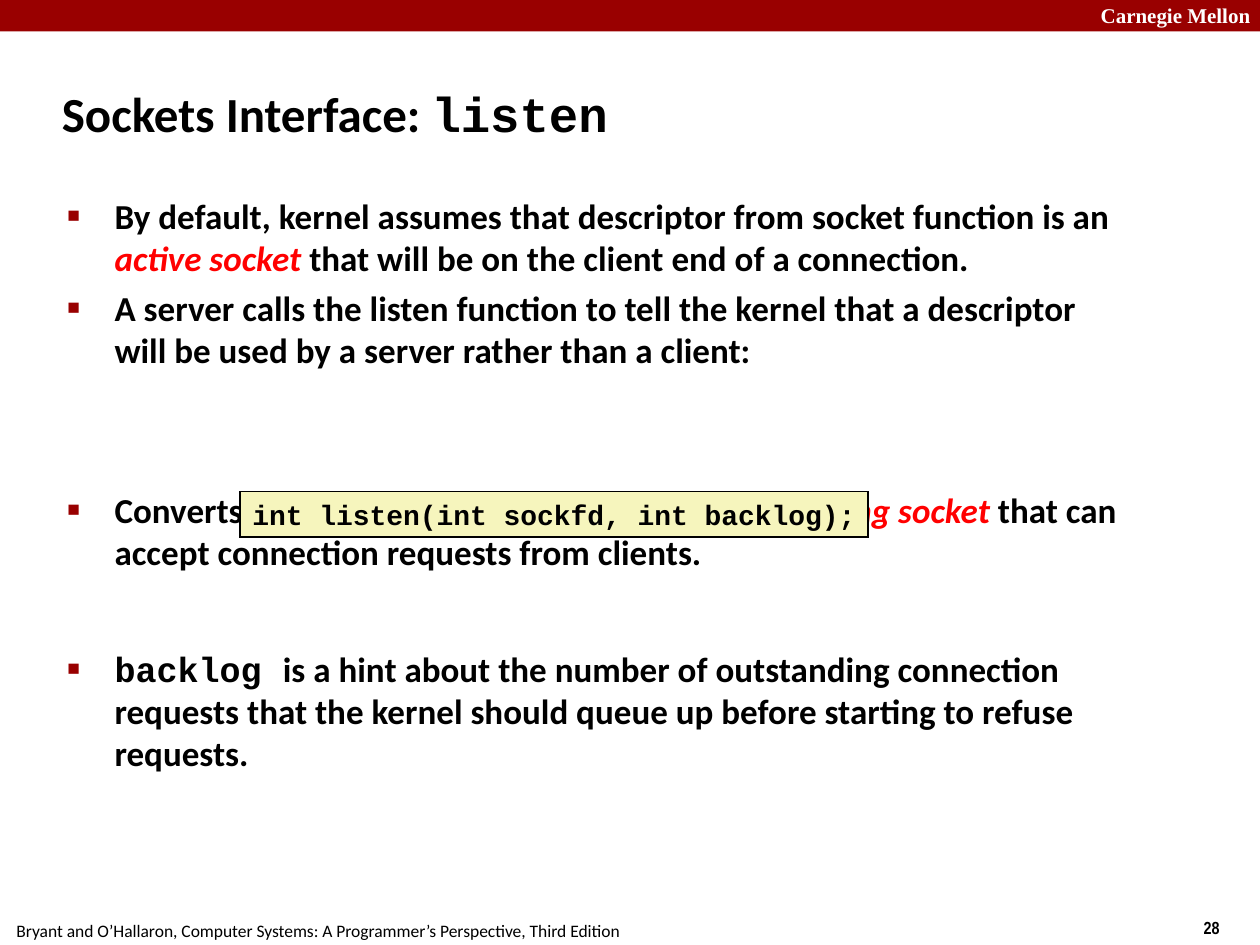
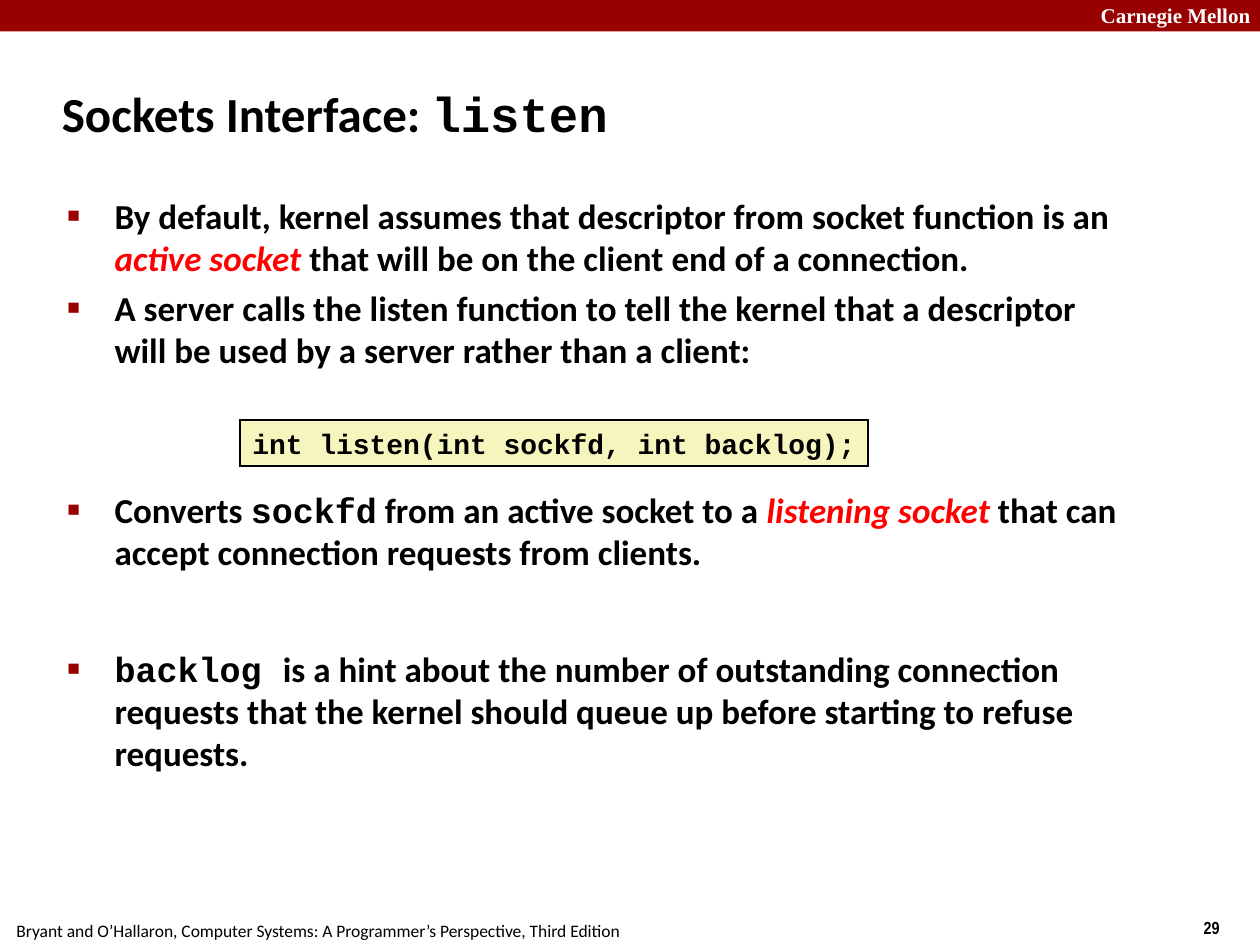
Before and after one commit to diku-compSys/compSys-e2021-pub, a slide deck: slide 29 of lectures/211101_network_programming/slides.odp (slide 28 before the commit). Drawn at 1260x945 pixels with LibreOffice and Linux fonts; fonts in the diff are those of the drawing. Boxes give left, top, right and bottom in pixels: in the first picture for what was removed or moved away, otherwise in the second. Text is boxed around its words. In the diff, an @@ line names an element or a change of style, - is before the commit and + after.

Commit message:
swapped 2 lectures in week 47 to better align with new assignment

```diff
--- a/lectures/211101_network_programming/slides.odp
+++ b/lectures/211101_network_programming/slides.odp
@@ rectangle "int listen(int sockfd, int backlog);": place and size @@
-rectangle "int listen(int sockfd, int backlog);" at [241, 491, 869, 538]
+rectangle "int listen(int sockfd, int backlog);" at [241, 421, 869, 467]
```
Also in this commit, not shown: 2 other slides changed, 15 slides added, 6 slides removed, 3 other files.
